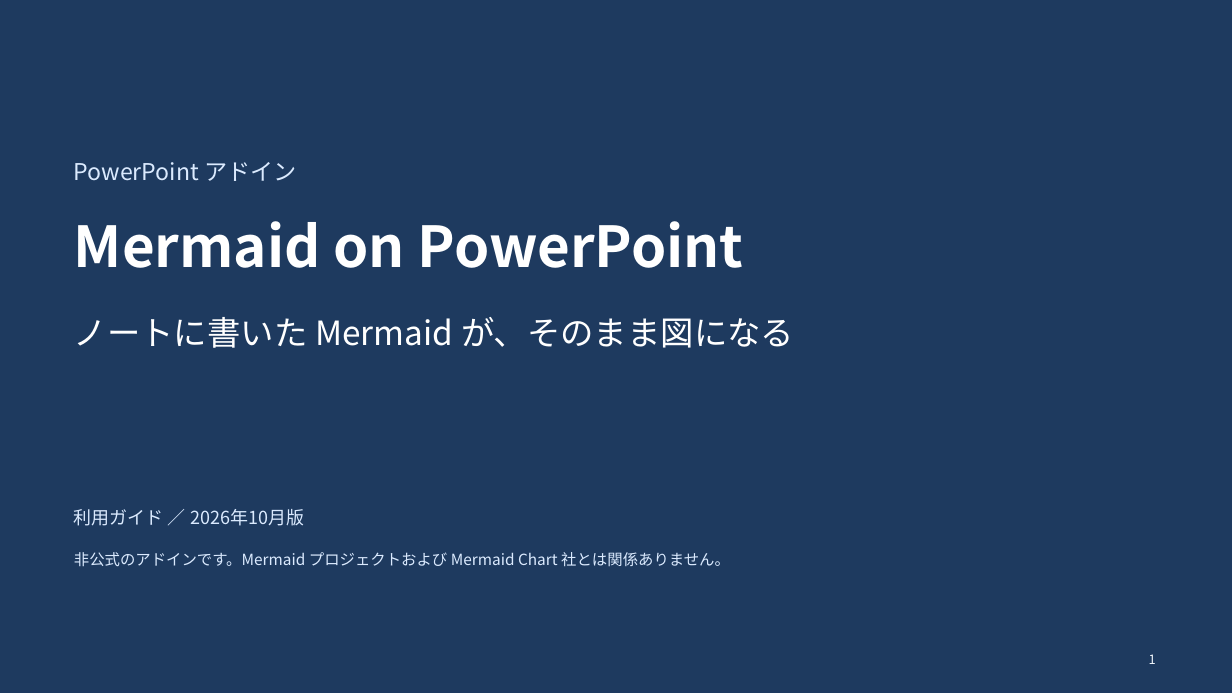
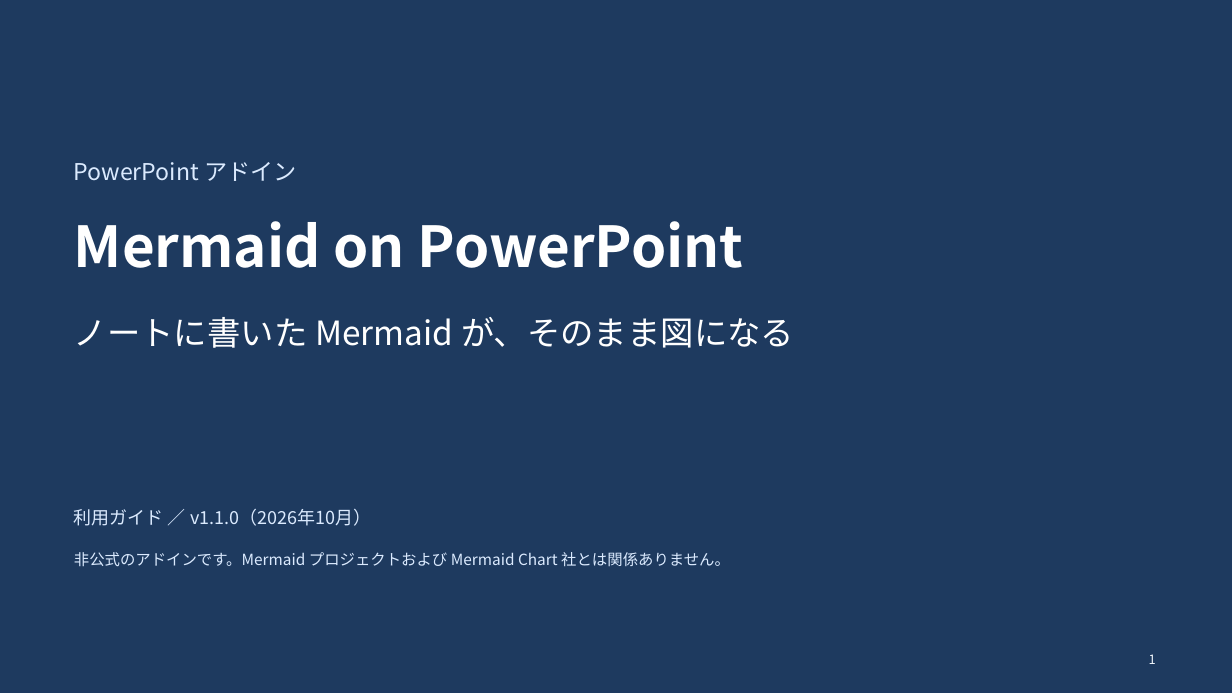
Before and after one commit to yoohey/mermaidOnPptx, a slide deck: slide 1 of site/guide.pptx. Drawn at 1232x693 pixels with LibreOffice and Linux fonts; fonts in the diff are those of the drawing. Boxes give left, top, right and bottom in pixels: in the first picture for what was removed or moved away, otherwise in the second. Text is boxed around its words. In the diff, an @@ line names an element or a change of style, - is before the commit and + after.

```diff
--- a/site/guide.pptx
+++ b/site/guide.pptx
@@ text at (74, 509, 371, 526): text changed @@
-利用ガイド ／ 2026年10月版
+利用ガイド ／ v1.1.0（2026年10月）
```
Also in this commit, not shown: 4 other slides changed, 4 slides added, 28 other files.
